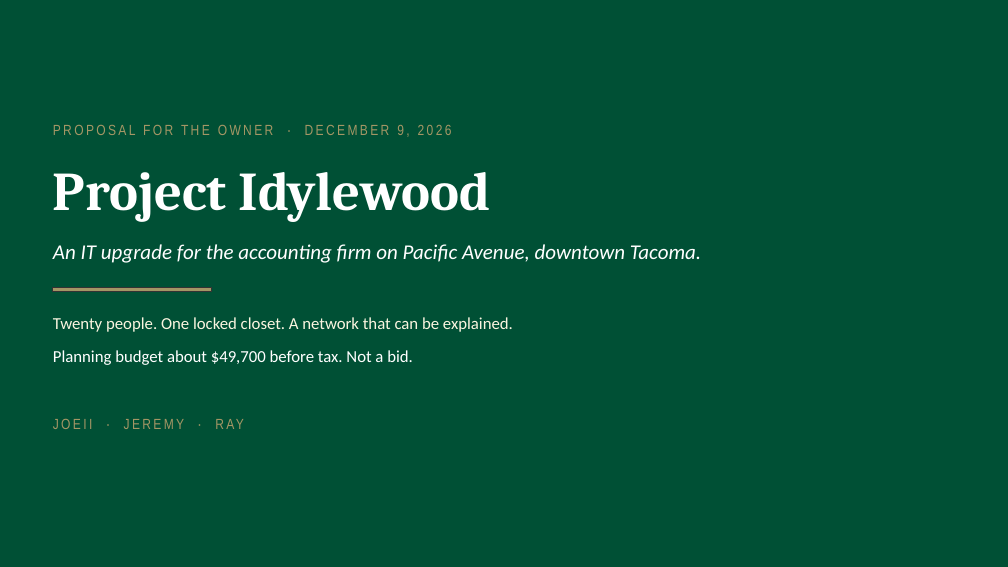
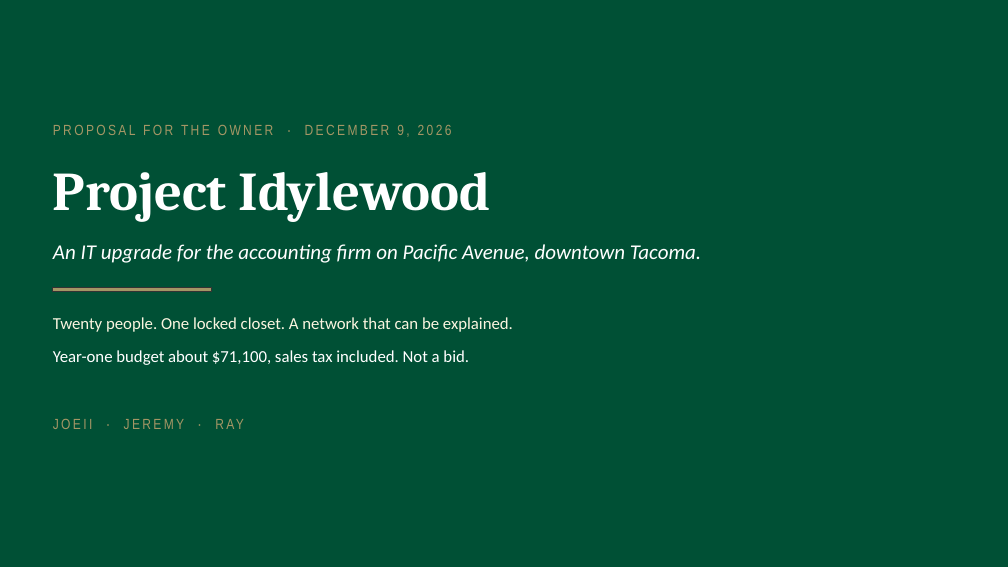
Before and after one commit to jxstjoeii/project-idylewood, a slide deck: slide 1 of slides/Project-Idylewood-Proposal.pptx. Drawn at 1008x567 pixels with LibreOffice and Linux fonts; fonts in the diff are those of the drawing. Boxes give left, top, right and bottom in pixels: in the first picture for what was removed or moved away, otherwise in the second. Text is boxed around its words. In the diff, an @@ line names an element or a change of style, - is before the commit and + after.

```diff
--- a/slides/Project-Idylewood-Proposal.pptx
+++ b/slides/Project-Idylewood-Proposal.pptx
@@ text at (x1=53, y1=350, x2=469, y2=365): text changed @@
-Planning budget about $49,700 before tax. Not a bid.
+Year-one budget about $71,100, sales tax included. Not a bid.
```
Also in this commit, not shown: 6 other slides changed, 5 other files.
